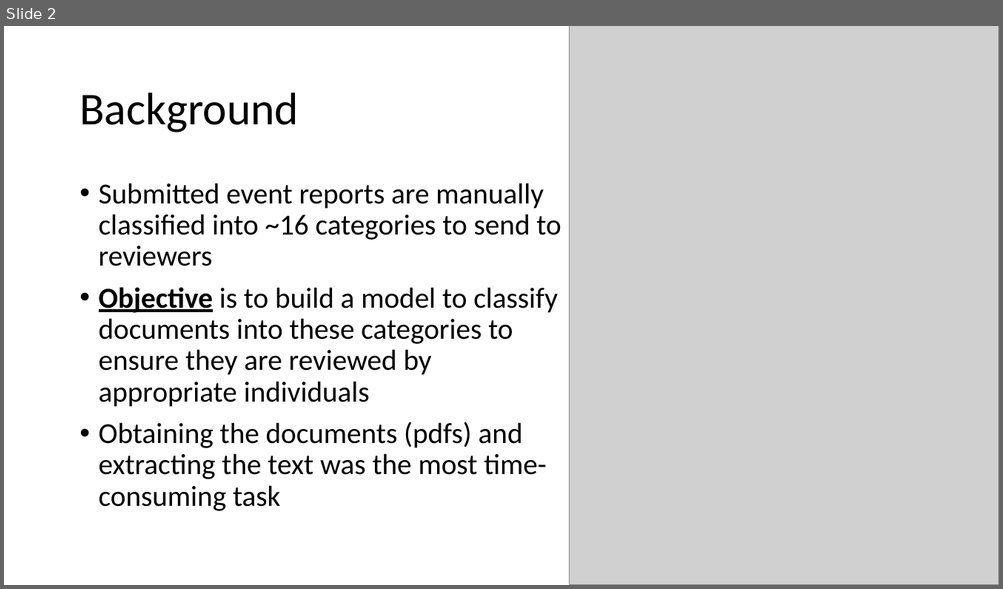
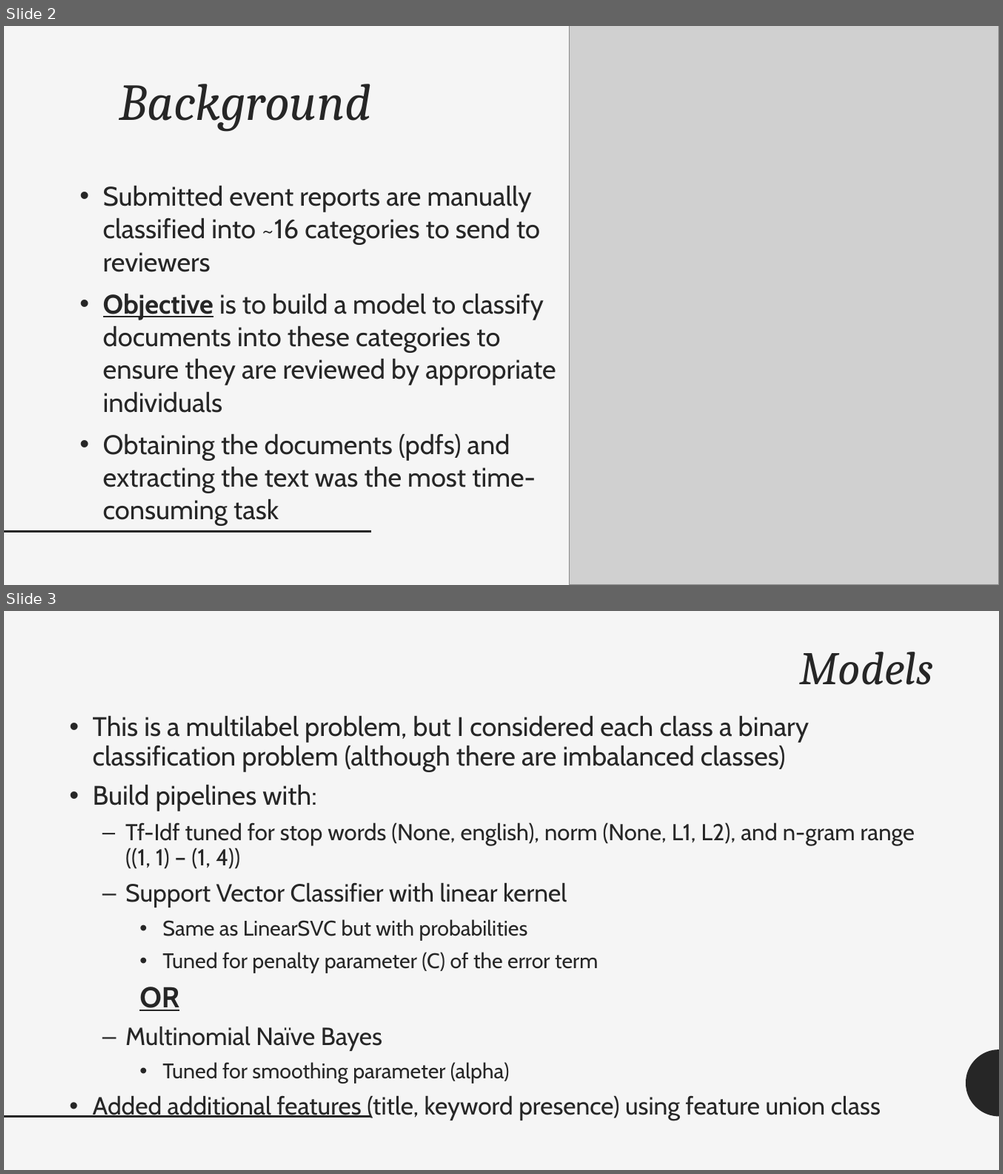
Before and after one commit to jesserobles/GA-Project, a slide deck: Event Report Classification.pptx. Shown one above the other, each under a label of ours: slide 2 before the commit, slides 2 and 3 after it. The pictures are 1003x589 and 1003x1174 pixels, drawn with LibreOffice and Linux fonts; fonts in the diff are those of the drawing; grey boxes stand for pictures. Boxes give left, top, right and bottom in pixels: in the first picture for what was removed or moved away, otherwise in the second. Text is boxed around its words. In the diff, an @@ line names an element or a change of style, - is before the commit and + after.

```diff
--- a/Event Report Classification.pptx
+++ b/Event Report Classification.pptx
@@ slide 3 added at <box>4,611,999,1170</box>, background #F5F5F5; not listed: 2 template elements that a slide beside it also shows @@
@@ title added at <box>799,652,933,685</box>, 45 pt, text #262626, italic @@
+Models
@@ text added at <box>93,715,914,1121</box>, 25.9 pt, text #262626 @@
+• This is a multilabel problem, but I considered each class a binary classification problem (although there are imbalanced classes)
+• Build pipelines with:
+  – Tf-Idf tuned for stop words (None, english), norm (None, L1, L2), and n-gram range ((1, 1) – (1, 4))
+  – Support Vector Classifier with linear kernel
+    • Same as LinearSVC but with probabilities
+    • Tuned for penalty parameter (C) of the error term
+    OR
+  – Multinomial Naïve Bayes
+    • Tuned for smoothing parameter (alpha)
+• Added additional features (title, keyword presence) using feature union class
@@ slide 2 changed as well @@
@@ background #FFFFFF to #F5F5F5 @@
@@ title "Background": place and size @@
-title "Background" at <box>79,93,299,133</box>
+title "Background" at <box>119,84,372,131</box>
@@ title "Background" at <box>119,84,372,131</box>: size 44 to 50 pt, font Calibri to Cambria, text colour #000000 to #262626, italic on; alignment left to right; vertical alignment middle to top @@
@@ text "Submitted event reports are manually ..." at <box>103,185,555,526</box>: size 28 to 25.9 pt, font Calibri to Cabin, text colour #000000 to #262626; indent changed; line spacing 0.9 to 1.02; less space between paragraphs @@
@@ line added from (4, 532) to (371, 532), #262626 2 pt @@
```
Also in this commit, not shown: 2 other slides changed, 2 other slides added, 2 slides removed, 1 other file.
